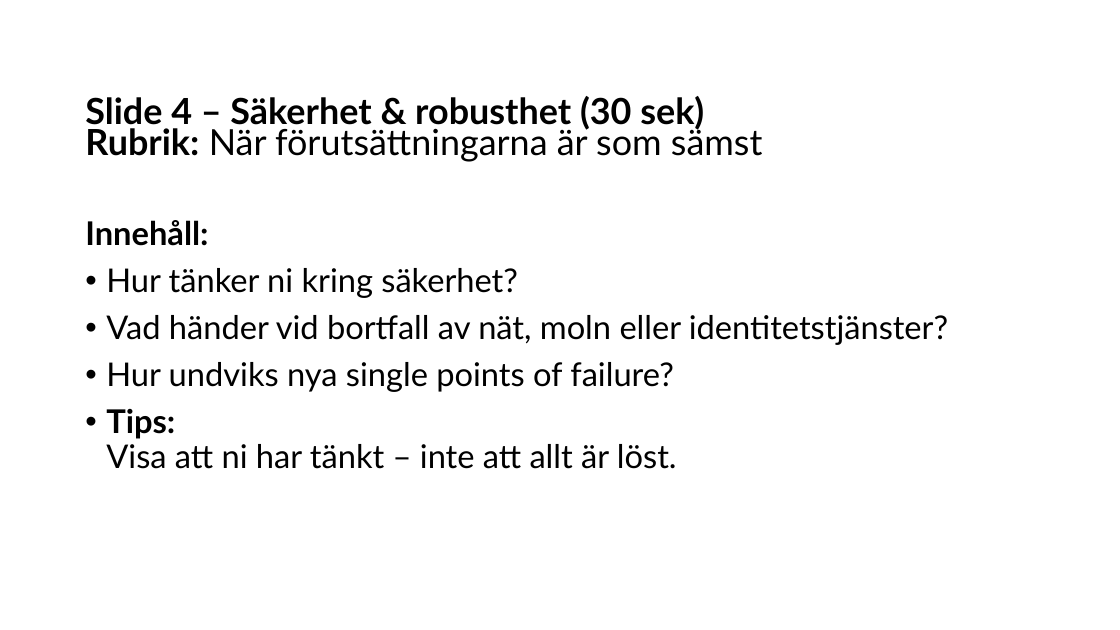
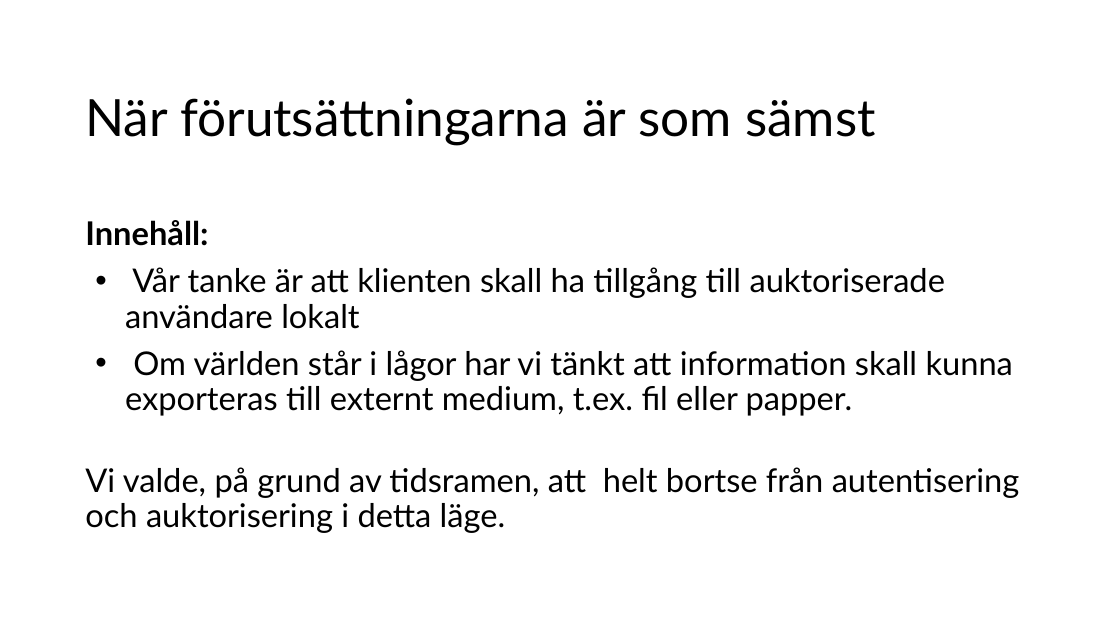
Before and after one commit to arizon-dread/region-orebro-lan, a slide deck: slide 6 of doc/Presentation KLIRR Hack Region Örebro län.odp. Drawn at 1120x630 pixels with LibreOffice and Linux fonts; fonts in the diff are those of the drawing. Boxes give left, top, right and bottom in pixels: in the first picture for what was removed or moved away, otherwise in the second. Text is boxed around its words. In the diff, an @@ line names an element or a change of style, - is before the commit and + after.

```diff
--- a/doc/Presentation KLIRR Hack Region Örebro län.odp
+++ b/doc/Presentation KLIRR Hack Region Örebro län.odp
@@ title at (85,98,876,146): text changed; size 30.8 to 44 pt; bold off @@
-Slide 4 – Säkerhet & robusthet (30 sek)
-Rubrik: När förutsättningarna är som sämst
+När förutsättningarna är som sämst
@@ text at (85,267,1020,533): text changed @@
-• Hur tänker ni kring säkerhet?
-• Vad händer vid bortfall av nät, moln eller identitetstjänster?
-• Hur undviks nya single points of failure?
-• Tips:
-  Visa att ni har tänkt – inte att allt är löst.
+• Vår tanke är att klienten skall ha tillgång till auktoriserade användare lokalt
+• Om världen står i lågor har vi tänkt att information skall kunna exporteras till externt medium, t.ex. fil eller papper.
+Vi valde, på grund av tidsramen, att helt bortse från autentisering och auktorisering i detta läge.
```
Also in this commit, not shown: 4 other slides changed, 2 slides added, 2 slides removed, 1 other file.
